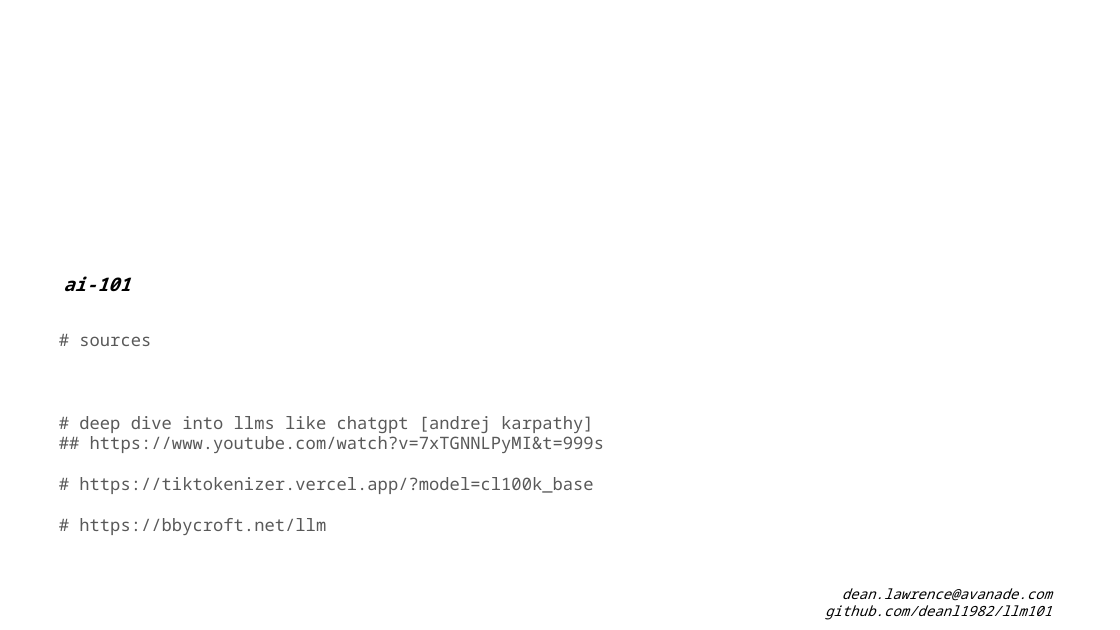
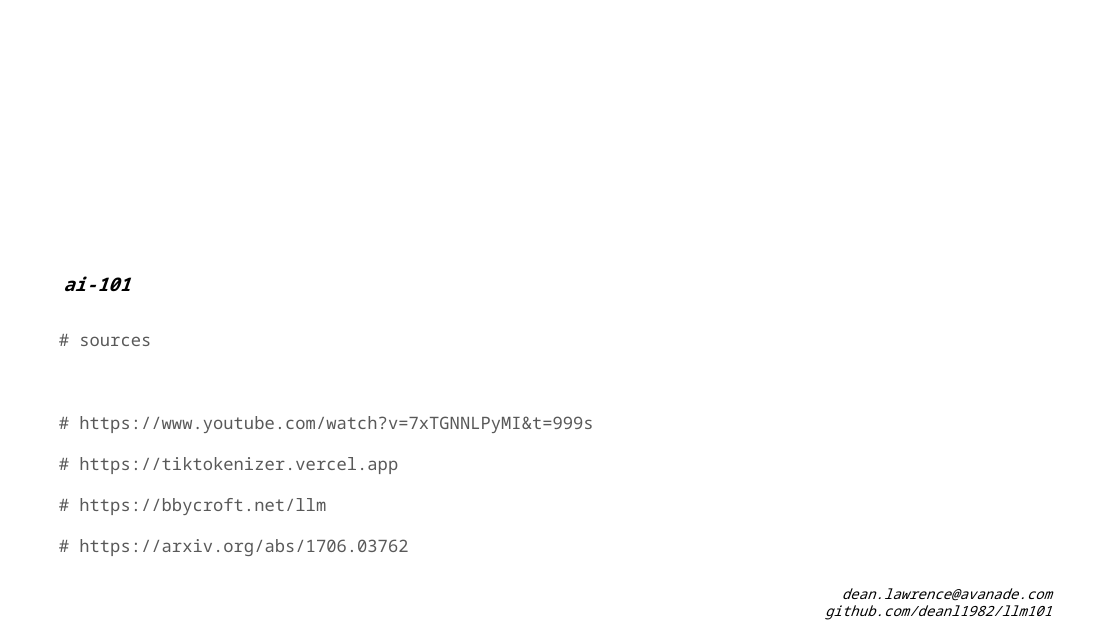
Before and after one commit to deanl1982/llm101, a slide deck: slide 12 of llm101.pptx (slide 13 before the commit). Drawn at 1120x630 pixels with LibreOffice and Linux fonts; fonts in the diff are those of the drawing. Boxes give left, top, right and bottom in pixels: in the first picture for what was removed or moved away, otherwise in the second. Text is boxed around its words. In the diff, an @@ line names an element or a change of style, - is before the commit and + after.

```diff
--- a/llm101.pptx
+++ b/llm101.pptx
@@ text at (79, 416, 593, 474): text changed @@
-# deep dive into llms like chatgpt [andrej karpathy]
-## https://www.youtube.com/watch?v=7xTGNNLPyMI&t=999s
-# https://tiktokenizer.vercel.app/?model=cl100k_base
+# https://www.youtube.com/watch?v=7xTGNNLPyMI&t=999s
+# https://tiktokenizer.vercel.app
@@ text at (79, 539, 408, 556): paragraph added @@
+# https://arxiv.org/abs/1706.03762
```
Also in this commit, not shown: 10 other slides changed.
